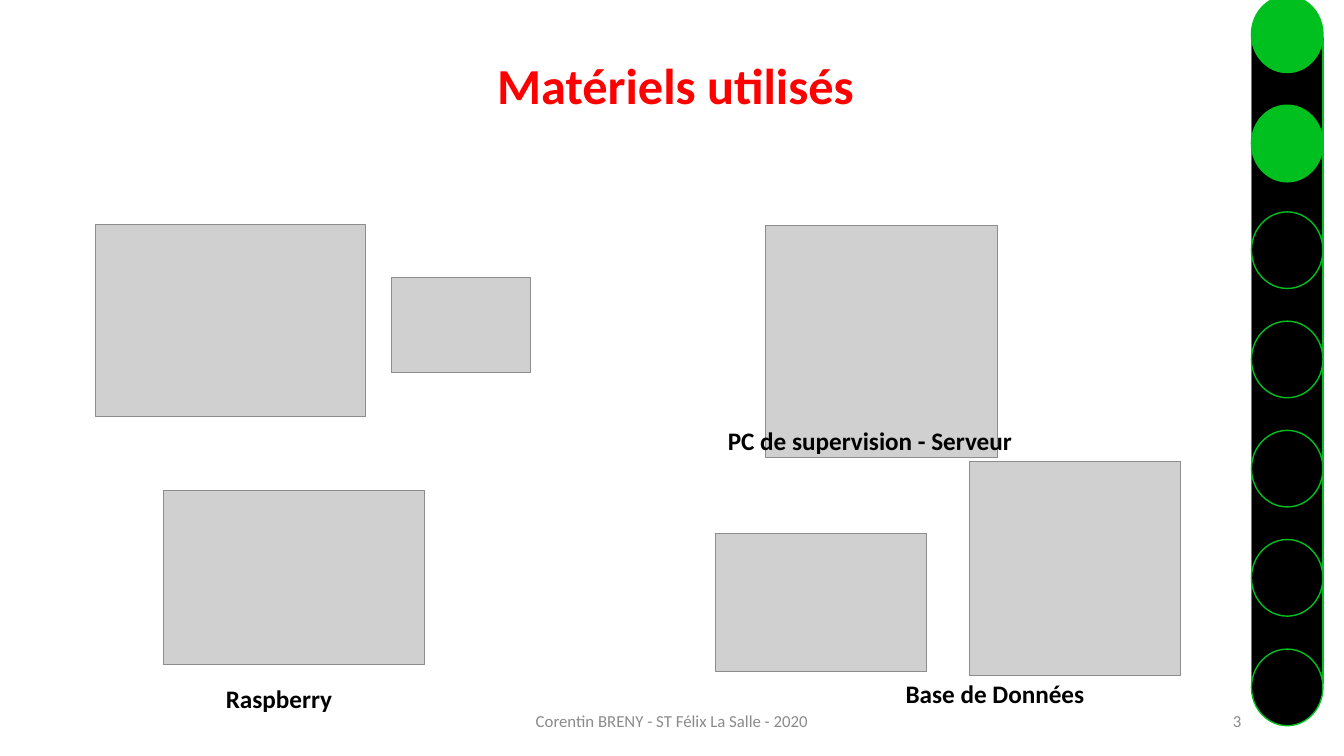
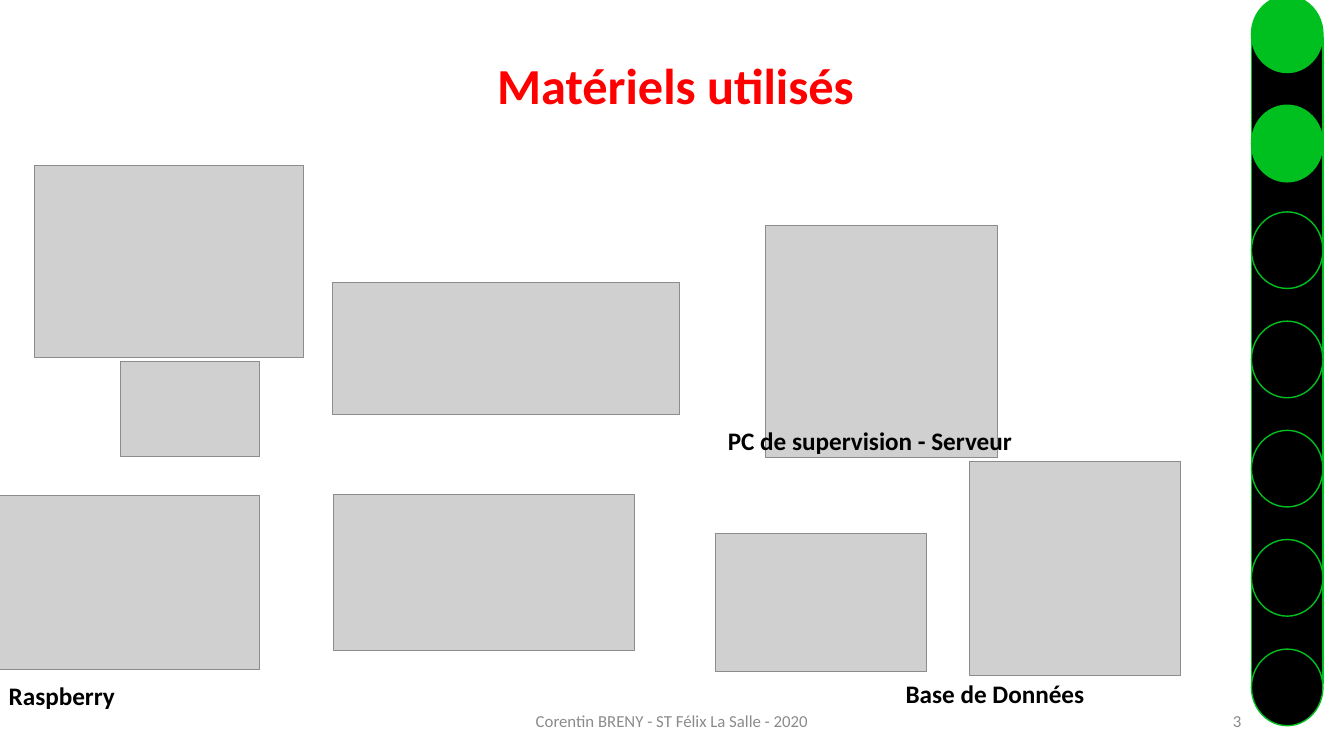
Before and after one commit to corentin-breny/Systeme_Escape_Game_13emePorte, a slide deck: slide 3 of Etudiants/Corentin/RDP n°1.pptx. Drawn at 1344x756 pixels with LibreOffice and Linux fonts; fonts in the diff are those of the drawing; grey boxes stand for pictures; background and template pictures are left out. Boxes give left, top, right and bottom in pixels: in the first picture for what was removed or moved away, otherwise in the second. Text is boxed around its words. In the diff, an @@ line names an element or a change of style, - is before the commit and + after.

```diff
--- a/Etudiants/Corentin/RDP n°1.pptx
+++ b/Etudiants/Corentin/RDP n°1.pptx
@@ picture: place and size @@
-picture at [96,225,365,416]
+picture at [34,166,303,358]
@@ picture added at [333,282,681,414] @@
@@ picture: place and size @@
-picture at [391,277,531,372]
+picture at [120,362,260,457]
@@ picture: place and size @@
-picture at [163,491,424,665]
+picture at [0,496,260,670]
@@ picture added at [334,495,635,651] @@
@@ text "Raspberry": place and size @@
-text "Raspberry" at [226,690,332,712]
+text "Raspberry" at [9,687,115,709]
```
Also in this commit, not shown: 1 other slide changed, 1 other file.
